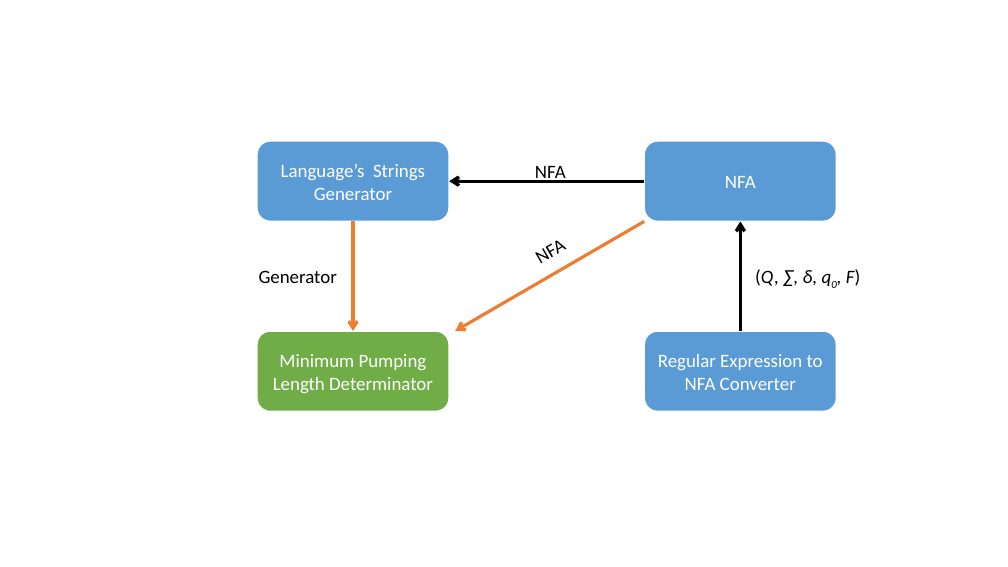
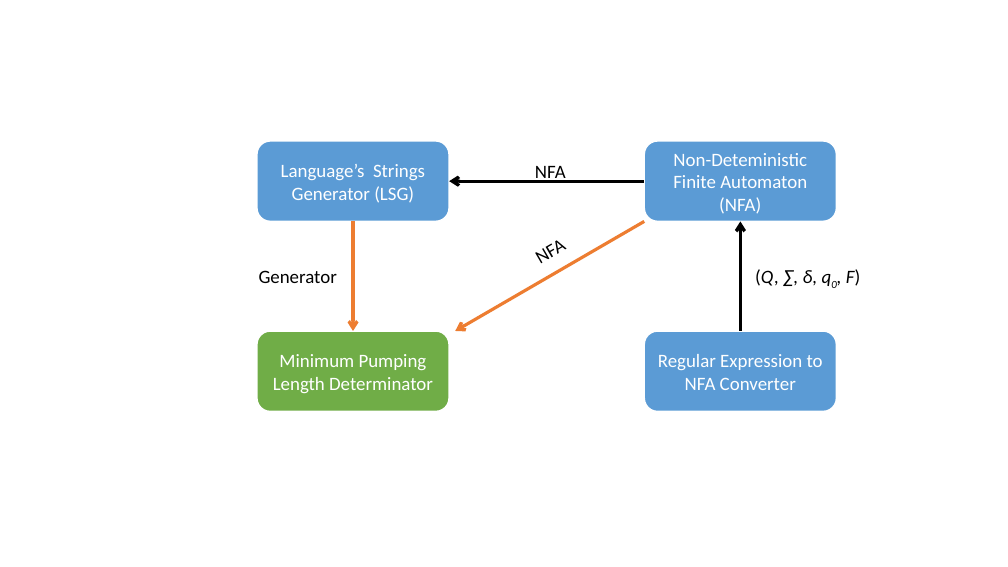
Before and after one commit to wzjoriv/MIPU, a slide deck: slide 1 of diagrams.pptx. Drawn at 1008x567 pixels with LibreOffice and Linux fonts; fonts in the diff are those of the drawing. Boxes give left, top, right and bottom in pixels: in the first picture for what was removed or moved away, otherwise in the second. Text is boxed around its words. In the diff, an @@ line names an element or a change of style, - is before the commit and + after.

Commit message:
Update to diagrams powerpoint

```diff
--- a/diagrams.pptx
+++ b/diagrams.pptx
@@ text in rounded rectangle at [281, 164, 425, 203]: text changed @@
-Language’s Strings Generator
+Language’s Strings Generator (LSG)
@@ text in rounded rectangle at [673, 153, 807, 214]: text changed @@
-NFA
+Non-Deteministic Finite Automaton (NFA)
```
